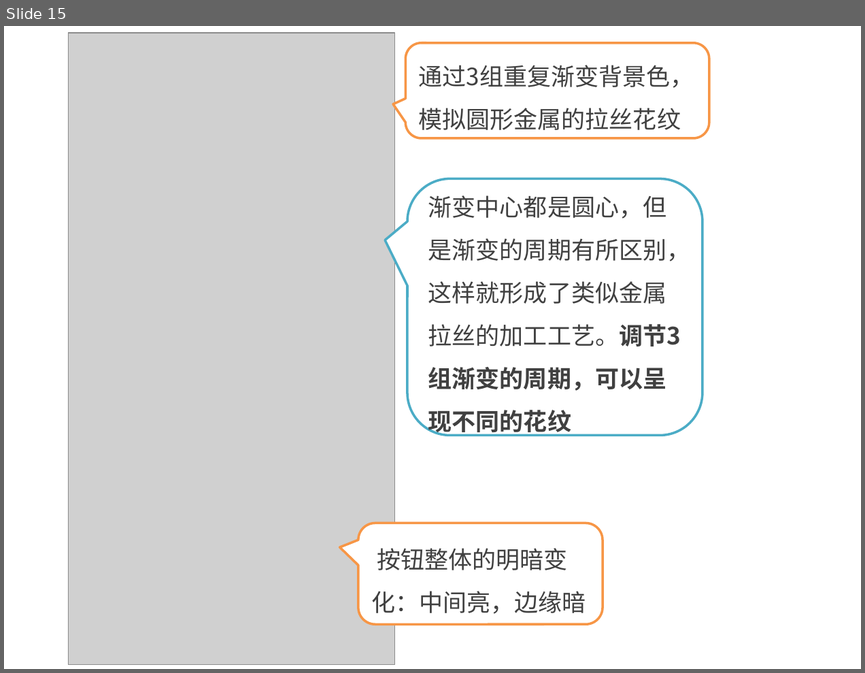
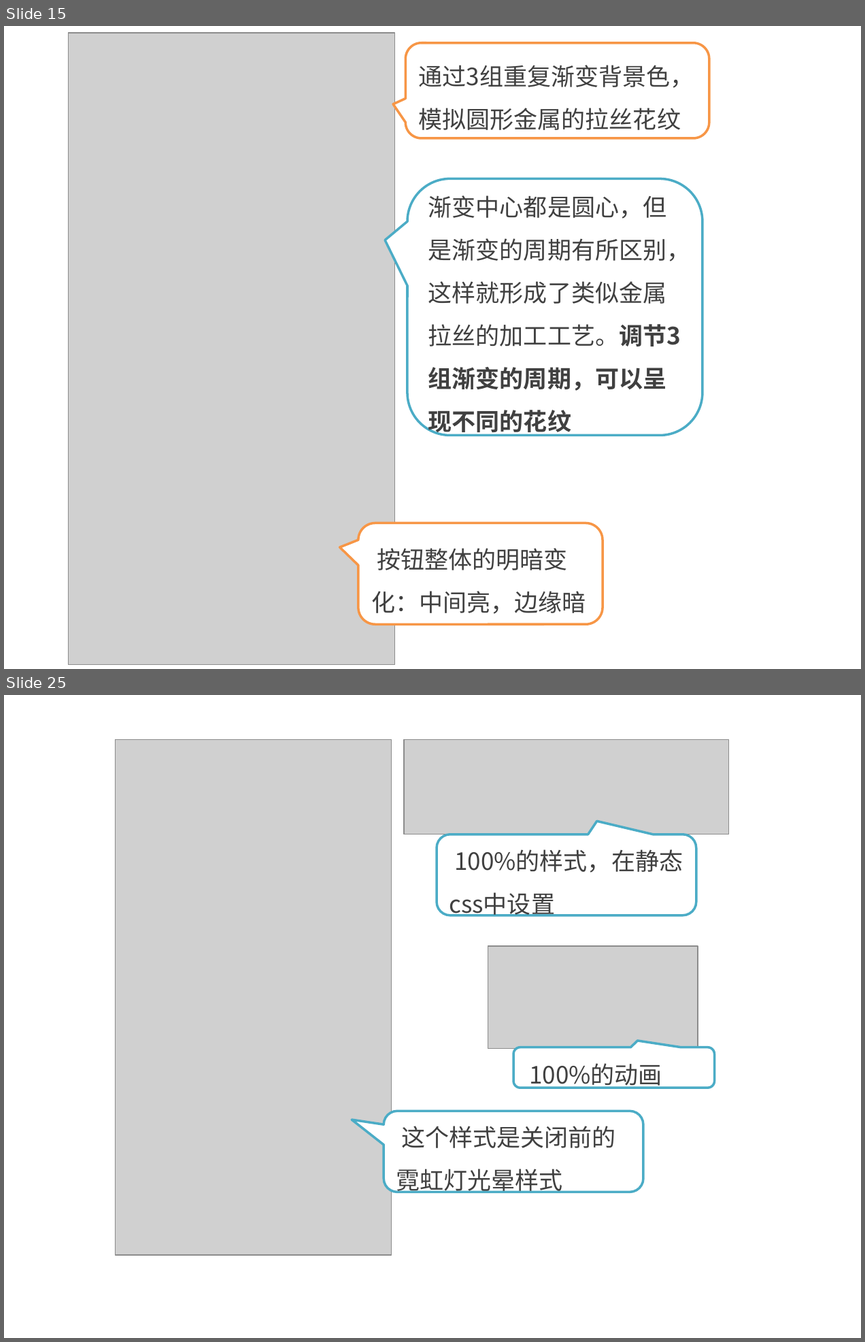
Before and after one commit to kong66/webAni, a slide deck: 6-neon/neon.pptx. Shown one above the other, each under a label of ours: slide 15 before the commit, slides 15 and 25 after it; the slides between them are not shown. The pictures are 865x673 and 865x1342 pixels, drawn with LibreOffice and Linux fonts; fonts in the diff are those of the drawing; grey boxes stand for pictures. Boxes give left, top, right and bottom in pixels: in the first picture for what was removed or moved away, otherwise in the second. Text is boxed around its words. In the diff, an @@ line names an element or a change of style, - is before the commit and + after.

```diff
--- a/6-neon/neon.pptx
+++ b/6-neon/neon.pptx
@@ slide 25 added at bbox=[4, 695, 861, 1338], background #FFFFFF @@
@@ picture added at bbox=[116, 740, 392, 1255] @@
@@ picture added at bbox=[404, 740, 729, 834] @@
@@ rounded speech box added at bbox=[436, 834, 696, 915], fill #FFFFFF, outline #4BACC6 2 pt, 20 pt, text #404040 @@
+100%的样式，在静态css中设置
@@ picture added at bbox=[488, 946, 698, 1049] @@
@@ rounded speech box added at bbox=[513, 1047, 715, 1087], fill #FFFFFF, outline #4BACC6 2 pt, 20 pt, text #404040 @@
+100%的动画
@@ rounded speech box added at bbox=[383, 1110, 643, 1191], fill #FFFFFF, outline #4BACC6 2 pt, 20 pt, text #404040 @@
+这个样式是关闭前的霓虹灯光晕样式
```
Also in this commit, not shown: 4 slides changed, 8 other slides added, 1 slide removed, 5 other files.
